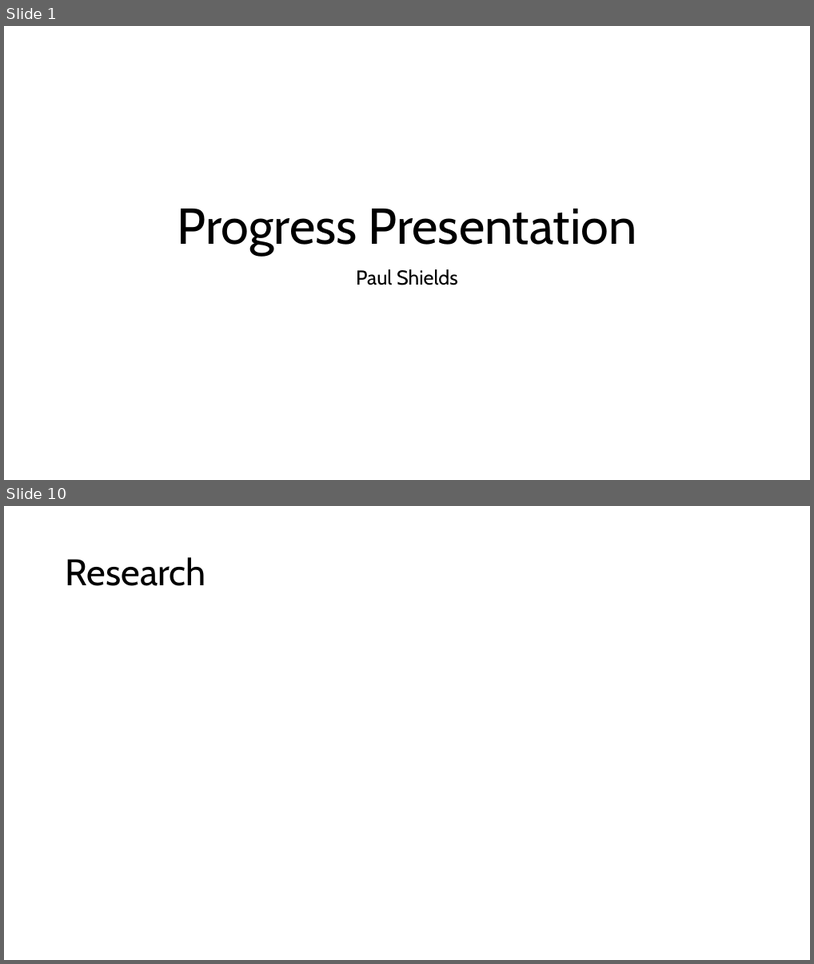
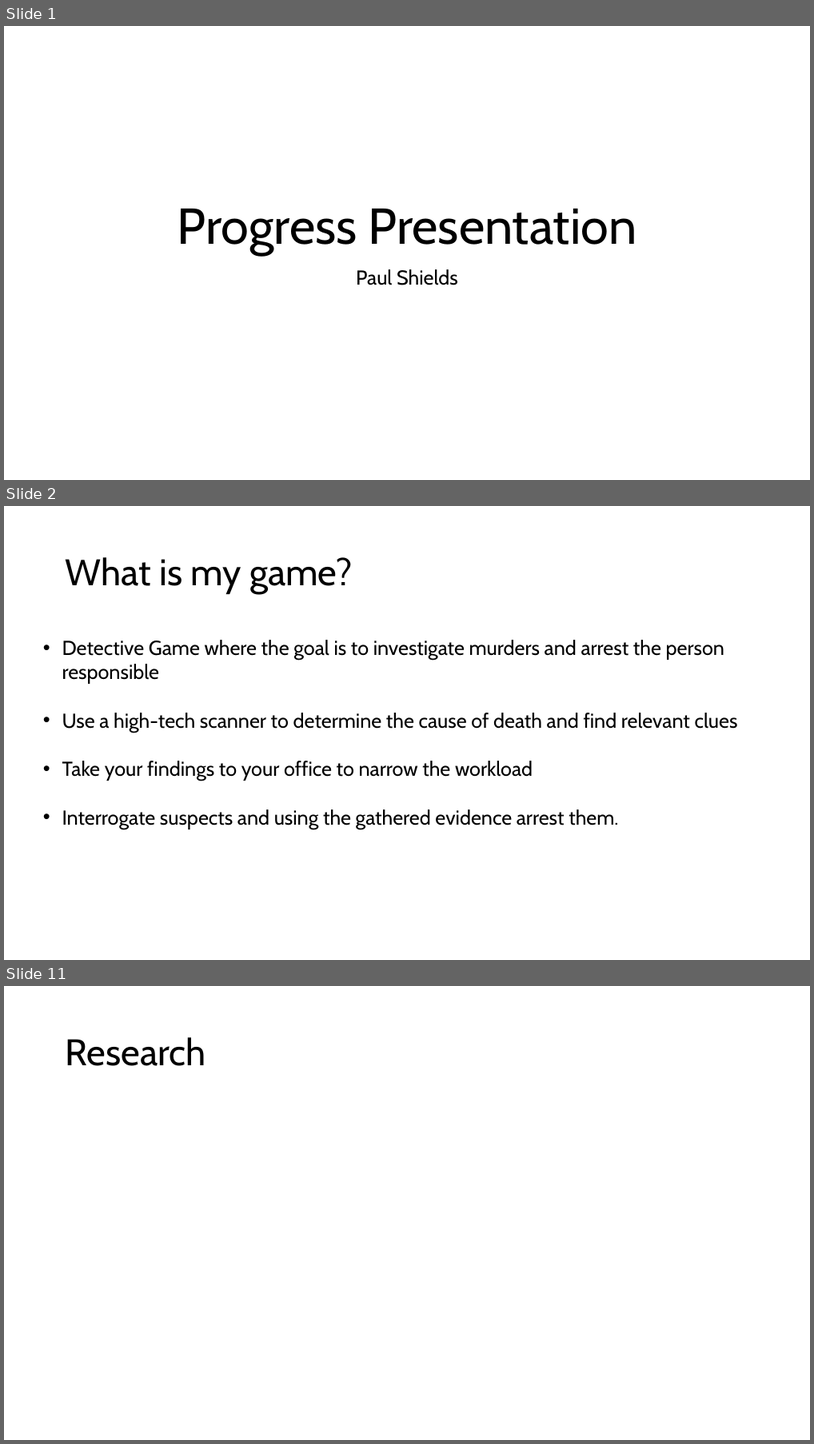
Before and after one commit to ANARKYproductions224/Sentence-Served, a slide deck: Sentence Served Folder/Progress Presentation.pptx. Shown one above the other, each under a label of ours: slides 1 and 10 before the commit, slides 1, 2 and 11 after it; the slides between them are not shown. The pictures are 814x964 and 814x1444 pixels, drawn with LibreOffice and Linux fonts; fonts in the diff are those of the drawing. Boxes give left, top, right and bottom in pixels: in the first picture for what was removed or moved away, otherwise in the second. Text is boxed around its words. In the diff, an @@ line names an element or a change of style, - is before the commit and + after.

```diff
--- a/Sentence Served Folder/Progress Presentation.pptx
+++ b/Sentence Served Folder/Progress Presentation.pptx
@@ slide 2 added at <box>4,506,810,960</box>, background #FFFFFF @@
@@ title added at <box>66,557,352,594</box>, 44 pt, text #000000 @@
+What is my game?
@@ text added at <box>62,640,738,829</box>, 24 pt, text #000000 @@
+• Detective Game where the goal is to investigate murders and arrest the person responsible
+• Use a high-tech scanner to determine the cause of death and find relevant clues
+• Take your findings to your office to narrow the workload
+• Interrogate suspects and using the gathered evidence arrest them.
@@ what was slide 10 is now slide 11 @@
```
Also in this commit, not shown: 4 slides changed, 1 other file.
